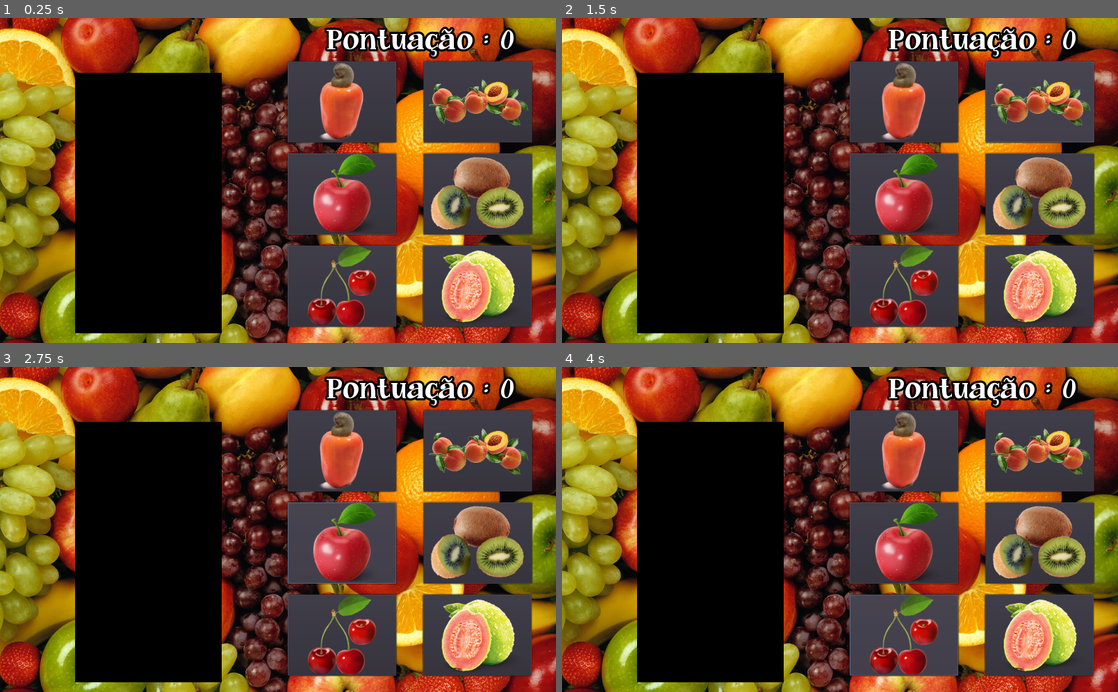
Above: before the commit, frames 1-4 (two rows, left to right).
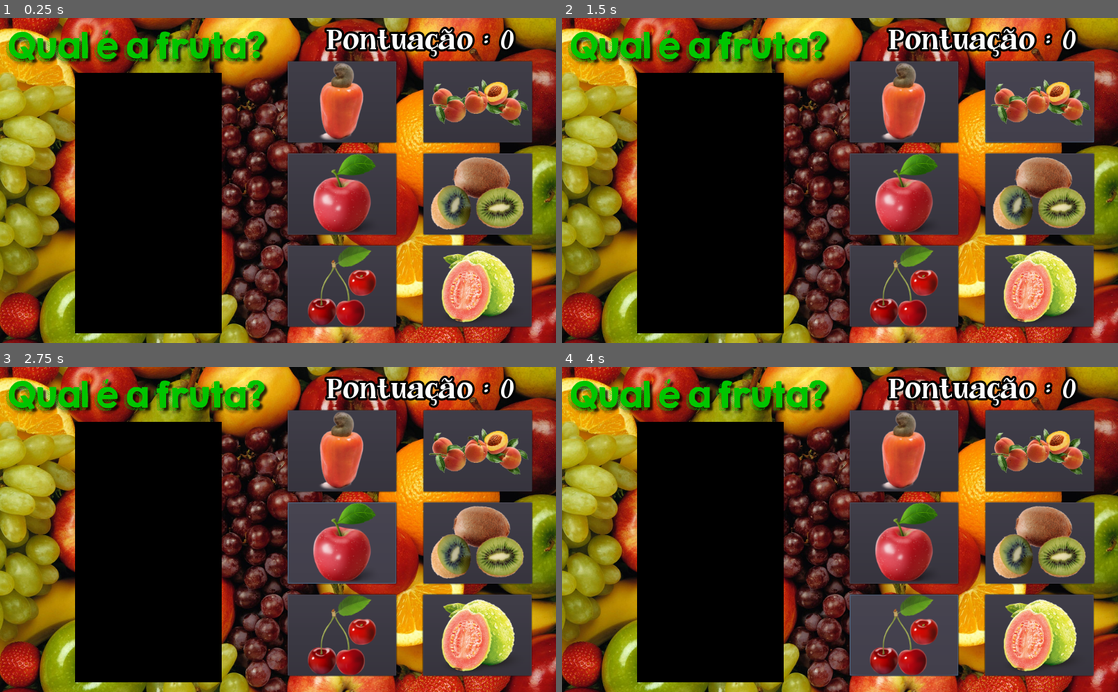
Above: after the commit, the same moments.

Repository: ClaudioKamoda/Qual-a-Fruta
Game: Godot game, scene res://cenas/principalDificeis.tscn
Two runs of this game, one before a commit and one after it. Both use one fixed random seed, a clock stepped at 60 frames per second and the inputs below. This scene is started directly instead of the project's main scene. The engine's default icon, where the game draws it, is replaced by a stand-in: a white triangle on a blue panel in a dark square. Video files are missing from this copy of the repository; at most half a second of black plays in their place.
Inputs (mouse positions are in pixels of both pictures, inside the frame that each line leads up to):
- Up to frame 1 (0.25 s): no input
- Up to frame 2 (1.5 s): click (906, 102) at 0.5 s; click (1040, 102) at 1.25 s
- Up to frame 3 (2.75 s): click (344, 542) at 2 s
- Up to frame 4 (4 s): click (1040, 542) at 2.75 s; click (906, 633) at 3.5 s

The runs differ from the first frame. In frame 1, 3.3% of the frame differs, in the area x 1-49%, y 3-15%; in frame 2, 3.3%; in frame 3, 3.3%; in frame 4, 3.3%.

Commit message:
Tela Fim

Diff:
--- a/cenas/principalDificeis.tscn
+++ b/cenas/principalDificeis.tscn
@@ -6,6 +6,7 @@
 [ext_resource path="res://cenas/PerguntasDificeis.tscn" type="PackedScene" id=4]
 [ext_resource path="res://videos/Maracuja.ogv" type="VideoStream" id=5]
 [ext_resource path="res://fonts/JandaCurlygirlChunky.ttf" type="DynamicFontData" id=6]
+[ext_resource path="res://imagens/logo.png" type="Texture" id=7]
 
 [sub_resource type="DynamicFont" id=1]
 size = 45
@@ -116,6 +117,13 @@
 custom_fonts/normal_font = SubResource( 1 )
 text = " Pontuação : 0"
 scroll_active = false
+
+[node name="Logo" type="TextureRect" parent="."]
+margin_left = -40.0
+margin_right = 40.0
+margin_bottom = 40.0
+rect_scale = Vector2( 0.75, 0.75 )
+texture = ExtResource( 7 )
 [connection signal="button_up" from="Botões/Fruta1" to="." method="_on_Fruta1_button_up"]
 [connection signal="button_up" from="Botões/Fruta2" to="." method="_on_Fruta2_button_up"]
 [connection signal="button_up" from="Botões/Fruta3" to="." method="_on_Fruta3_button_up"]
--- a/cenas/principalFaceis.tscn
+++ b/cenas/principalFaceis.tscn
@@ -6,6 +6,7 @@
 [ext_resource path="res://cenas/Background.tscn" type="PackedScene" id=4]
 [ext_resource path="res://videos/Banana.ogv" type="VideoStream" id=5]
 [ext_resource path="res://fonts/JandaCurlygirlChunky.ttf" type="DynamicFontData" id=6]
+[ext_resource path="res://imagens/logo.png" type="Texture" id=7]
 
 [sub_resource type="DynamicFont" id=1]
 size = 45
@@ -76,6 +77,13 @@
 custom_fonts/normal_font = SubResource( 1 )
 text = " Pontuação : 0"
 scroll_active = false
+
+[node name="Logo" type="TextureRect" parent="."]
+margin_left = -40.0
+margin_right = 40.0
+margin_bottom = 40.0
+rect_scale = Vector2( 0.75, 0.75 )
+texture = ExtResource( 7 )
 [connection signal="button_up" from="Botões/Fruta 1" to="." method="_on_Fruta_1_button_up"]
 [connection signal="button_up" from="Botões/Fruta 2" to="." method="_on_Fruta_2_button_up"]
 [connection signal="timeout" from="timer" to="." method="_on_timer_timeout"]
--- a/cenas/principalMedias.tscn
+++ b/cenas/principalMedias.tscn
@@ -6,6 +6,7 @@
 [ext_resource path="res://cenas/PerguntasMedias.tscn" type="PackedScene" id=4]
 [ext_resource path="res://videos/Abacaxi.ogv" type="VideoStream" id=5]
 [ext_resource path="res://fonts/JandaCurlygirlChunky.ttf" type="DynamicFontData" id=6]
+[ext_resource path="res://imagens/logo.png" type="Texture" id=7]
 
 [sub_resource type="DynamicFont" id=1]
 size = 45
@@ -94,6 +95,13 @@
 custom_fonts/normal_font = SubResource( 1 )
 text = " Pontuação : 0"
 scroll_active = false
+
+[node name="Logo" type="TextureRect" parent="."]
+margin_left = -40.0
+margin_right = 728.0
+margin_bottom = 128.0
+rect_scale = Vector2( 0.75, 0.75 )
+texture = ExtResource( 7 )
 [connection signal="button_up" from="Botões/Fruta1" to="." method="_on_Fruta1_button_up"]
 [connection signal="button_up" from="Botões/Fruta2" to="." method="_on_Fruta2_button_up"]
 [connection signal="button_up" from="Botões/Fruta3" to="." method="_on_Fruta3_button_up"]
--- a/project.godot
+++ b/project.godot
@@ -19,6 +19,10 @@
 run/main_scene="res://cenas/TitleScreen.tscn"
 config/icon="res://imagens/icon.png"
 
+[autoload]
+
+global="*res://scripts/global.gd"
+
 [display]
 
 window/stretch/mode="2d"
--- a/scripts/principalDificeis.gd
+++ b/scripts/principalDificeis.gd
@@ -62,6 +62,8 @@
 		resposta = perguntaAtual.resposta
 	else:
 		acabou = true
+		global.score = score
+		get_tree().change_scene('res://cenas/Fim.tscn')
 		print("Acabou")
 
 	if perguntaAtual != null:
--- a/scripts/principalFaceis.gd
+++ b/scripts/principalFaceis.gd
@@ -42,6 +42,8 @@
 		resposta = perguntaAtual.resposta
 	else:
 		acabou = true
+		global.score = score
+		get_tree().change_scene('res://cenas/Fim.tscn')
 		print("Acabou")
 
 	if perguntaAtual != null:
--- a/scripts/principalMedias.gd
+++ b/scripts/principalMedias.gd
@@ -52,6 +52,8 @@
 		resposta = perguntaAtual.resposta
 	else:
 		acabou = true
+		global.score = score
+		get_tree().change_scene('res://cenas/Fim.tscn')
 		print("Acabou")
 
 	if perguntaAtual != null:
Not shown: 1 places in cenas/principalDificeis.tscn that only renumber resources
Not shown: 1 places in cenas/principalFaceis.tscn that only renumber resources
Not shown: 1 places in cenas/principalMedias.tscn that only renumber resources
